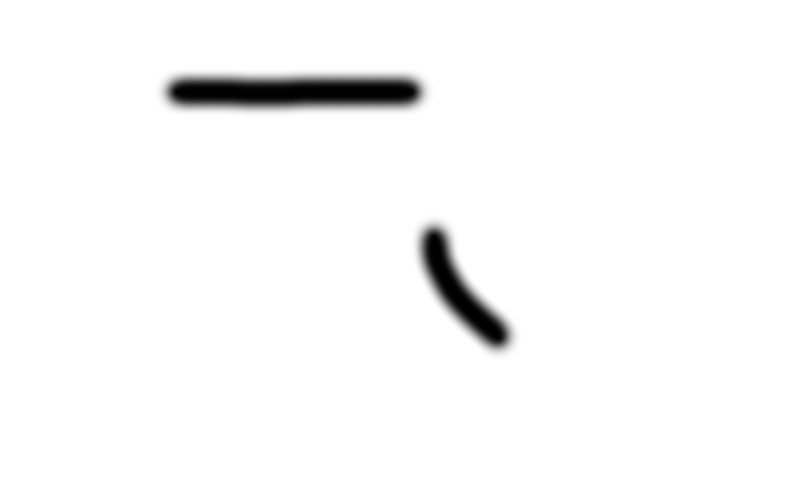
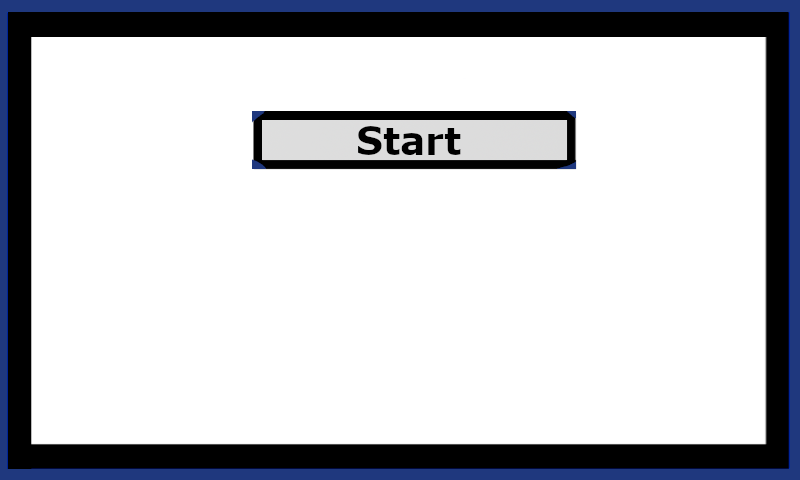
Revision of a layered 800x480 image; what changed, layer by layer:
added layer "Boxes" above "Background" over [252, 78, 577, 170]
painted on "Background" over [0, 0, 800, 480]
